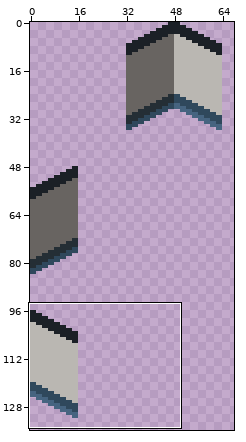
Edited in one commit: sprite sheet (assets/graphics/tileset/walls.png). Above, an overview of the earlier version with the close-up marked.
Close-up. Before the edit:
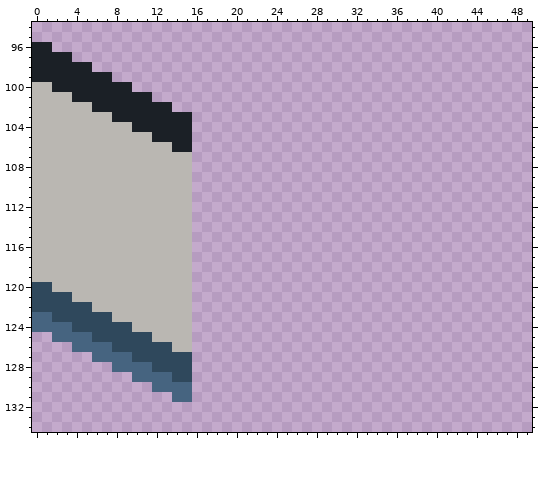
The file is 256x256 pixels. Shown: x 0..49, y 94..134. The old version is drawn lined up with the new one, on the new canvas. The wide view leaves out empty margins. The commit also changed other parts of the picture, which this record leaves out.
The same view after the edit:
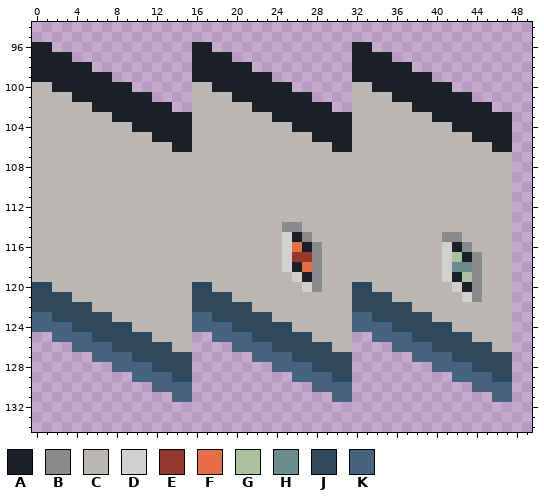
Palette (. is transparent): A #1b2026  B #898a8a  C #bab7b2  D #d1d0ce  E #95392c  F #e76d46  G #aac39e  H #6b8b8c  J #2f485c  K #466480
Change:
canvas 256x256 -> 288x256
Changed rows in their new state; - is an unchanged pixel.
first column x 16:
 96 AA--------------AA--------------
 97 AAAA------------AAAA------------
 98 AAAAAA----------AAAAAA----------
 99 AAAAAAAA--------AAAAAAAA--------
100 CCAAAAAAAA------CCAAAAAAAA------
101 CCCCAAAAAAAA----CCCCAAAAAAAA----
102 CCCCCCAAAAAAAA--CCCCCCAAAAAAAA--
103 CCCCCCCCAAAAAAAACCCCCCCCAAAAAAAA
104 CCCCCCCCCCAAAAAACCCCCCCCCCAAAAAA
105 CCCCCCCCCCCCAAAACCCCCCCCCCCCAAAA
106 CCCCCCCCCCCCCCAACCCCCCCCCCCCCCAA
107 CCCCCCCCCCCCCCCCCCCCCCCCCCCCCCCC
108 CCCCCCCCCCCCCCCCCCCCCCCCCCCCCCCC
109 CCCCCCCCCCCCCCCCCCCCCCCCCCCCCCCC
110 CCCCCCCCCCCCCCCCCCCCCCCCCCCCCCCC
111 CCCCCCCCCCCCCCCCCCCCCCCCCCCCCCCC
112 CCCCCCCCCCCCCCCCCCCCCCCCCCCCCCCC
113 CCCCCCCCCCCCCCCCCCCCCCCCCCCCCCCC
114 CCCCCCCCCBBCCCCCCCCCCCCCCCCCCCCC
115 CCCCCCCCCDABCCCCCCCCCCCCCBBCCCCC
116 CCCCCCCCCDFABCCCCCCCCCCCCDABCCCC
117 CCCCCCCCCDEEBCCCCCCCCCCCCDGABCCC
118 CCCCCCCCCDAFBCCCCCCCCCCCCDHHBCCC
119 CCCCCCCCCCDABCCCCCCCCCCCCDAGBCCC
120 JJCCCCCCCCCDBCCCJJCCCCCCCCDABCCC
121 JJJJCCCCCCCCCCCCJJJJCCCCCCCDBCCC
122 JJJJJJCCCCCCCCCCJJJJJJCCCCCCCCCC
123 KKJJJJJJCCCCCCCCKKJJJJJJCCCCCCCC
124 KKKKJJJJJJCCCCCCKKKKJJJJJJCCCCCC
125 --KKKKJJJJJJCCCC--KKKKJJJJJJCCCC
126 ----KKKKJJJJJJCC----KKKKJJJJJJCC
127 ------KKKKJJJJJJ------KKKKJJJJJJ
128 --------KKKKJJJJ--------KKKKJJJJ
129 ----------KKKKJJ----------KKKKJJ
130 ------------KKKK------------KKKK
131 --------------KK--------------KK
